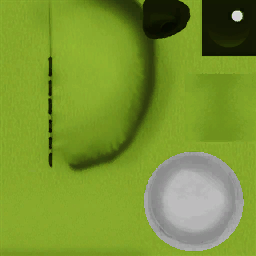
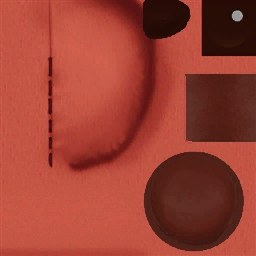
Revision of a layered w=256, h=256 image; what changed, layer by layer:
showed "IceclimbterbearNose" (2nd of 3) over box(0, 0, 256, 256)
hid "IceclimbterbearNose2nana" (2nd of 2) over box(0, 0, 256, 256)
